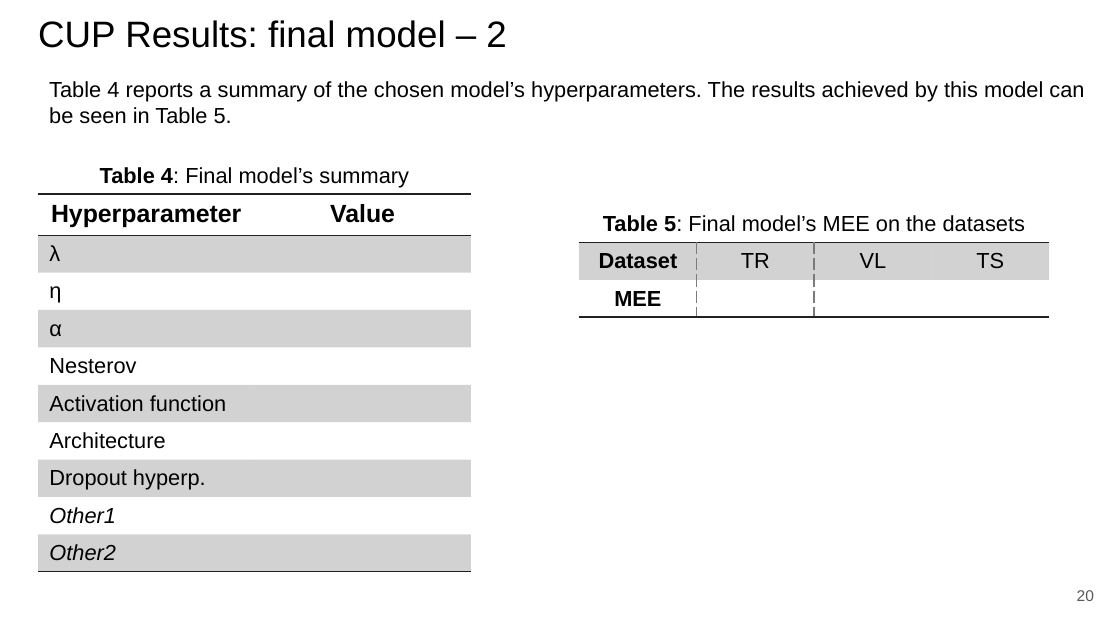
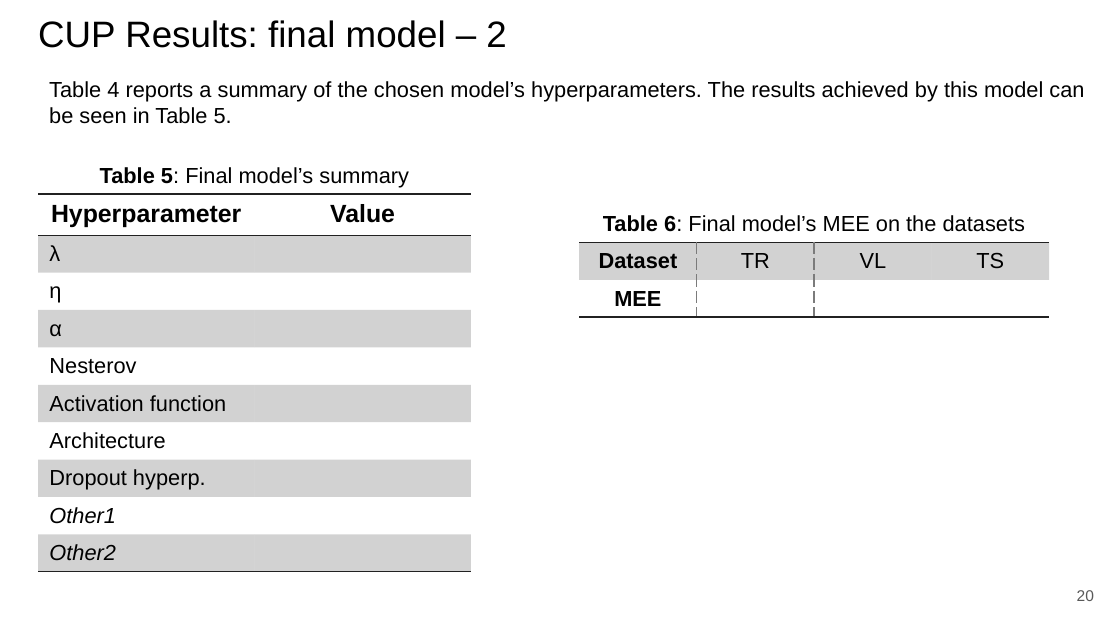
Before and after one commit to paolo-junior-mollica/machine-learning-project, a slide deck: slide 20 of relazione/ML-2023-PRJ-Slides-Demo.pptx. Drawn at 1120x630 pixels with LibreOffice and Linux fonts; fonts in the diff are those of the drawing. Boxes give left, top, right and bottom in pixels: in the first picture for what was removed or moved away, otherwise in the second. Text is boxed around its words. In the diff, an @@ line names an element or a change of style, - is before the commit and + after.

```diff
--- a/relazione/ML-2023-PRJ-Slides-Demo.pptx
+++ b/relazione/ML-2023-PRJ-Slides-Demo.pptx
@@ text at (100, 167, 409, 188): text changed @@
-Table 4: Final model’s summary
+Table 5: Final model’s summary
@@ text at (603, 215, 1025, 232): text changed @@
-Table 5: Final model’s MEE on the datasets
+Table 6: Final model’s MEE on the datasets
```
Also in this commit, not shown: 10 other slides changed, 4 slides added, 2 slides removed.
